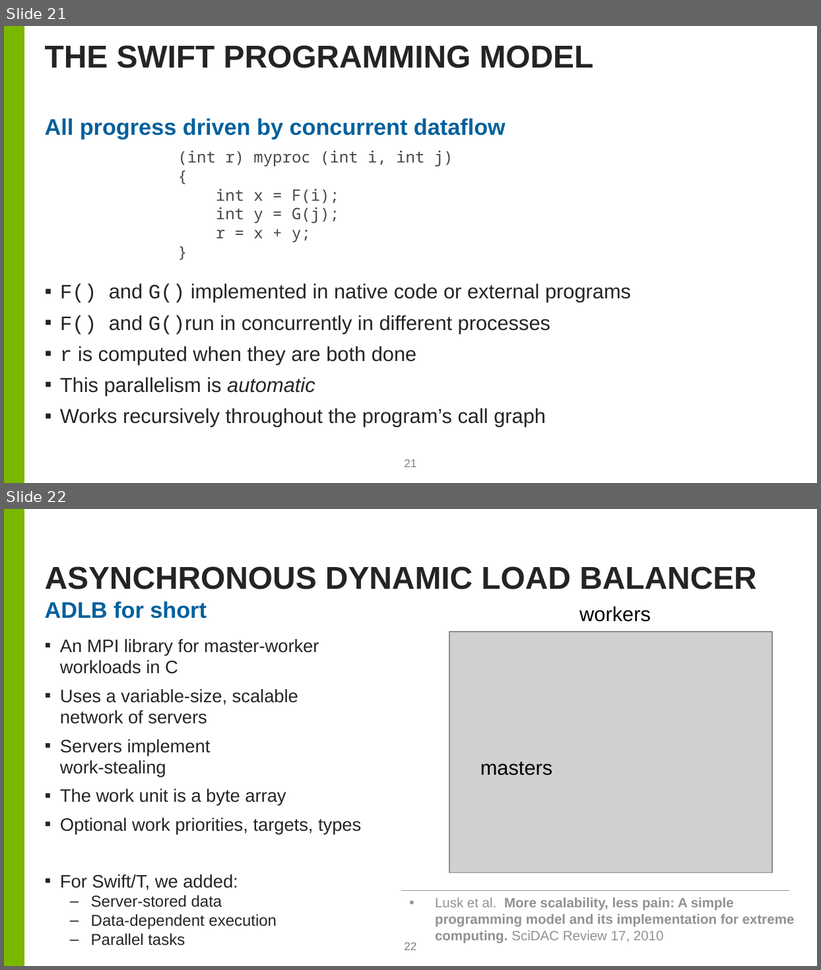
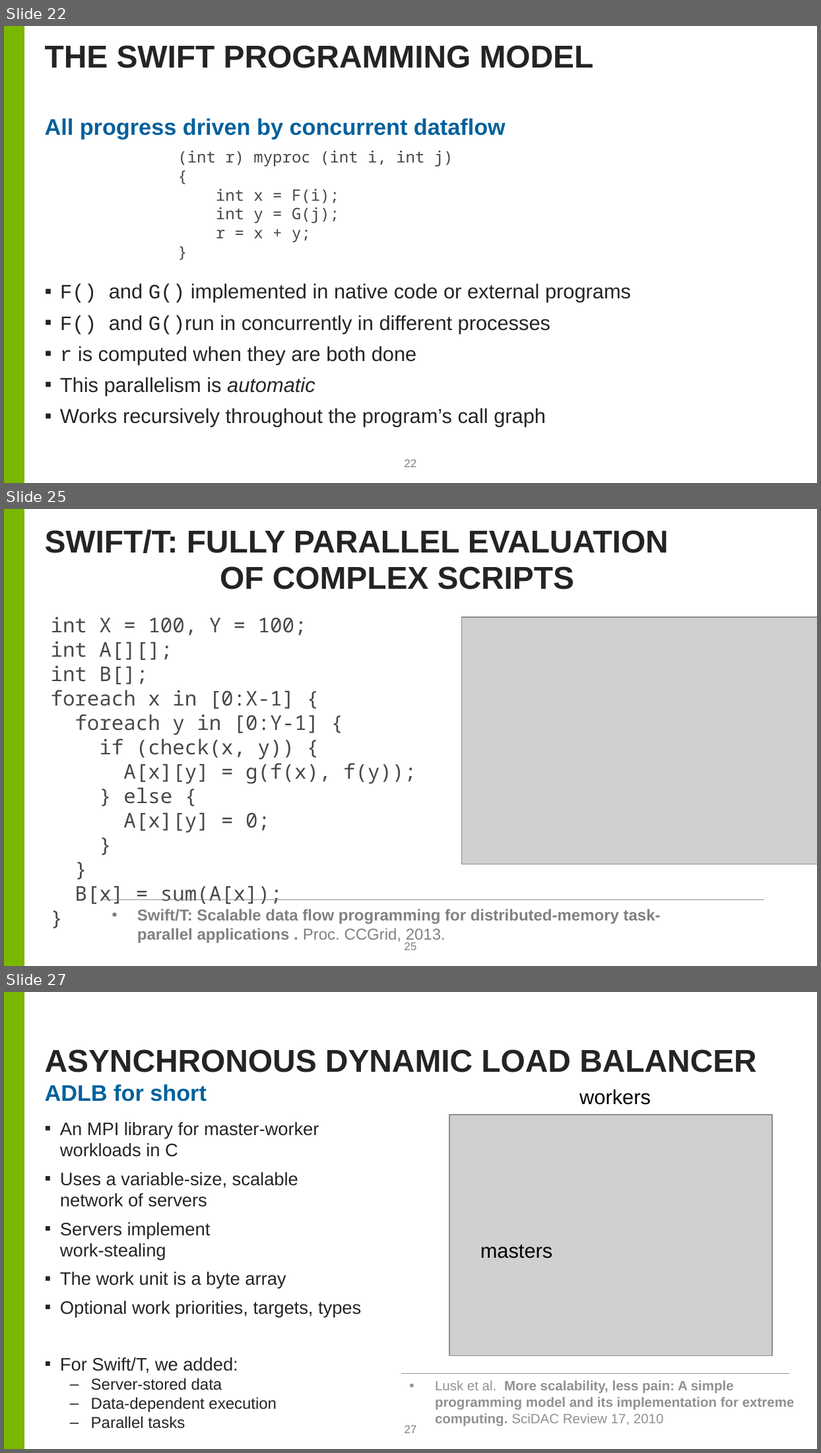
Before and after one commit to ECP-CANDLE/Tutorials, a slide deck: 2019/ECP/06.HPO/hpo.pptx. Shown one above the other, each under a label of ours: slides 21 and 22 before the commit, slides 22, 25 and 27 after it; the slides between them are not shown. The pictures are 821x970 and 821x1453 pixels, drawn with LibreOffice and Linux fonts; fonts in the diff are those of the drawing; grey boxes stand for pictures; background and template pictures are left out. Boxes give left, top, right and bottom in pixels: in the first picture for what was removed or moved away, otherwise in the second. Text is boxed around its words. In the diff, an @@ line names an element or a change of style, - is before the commit and + after.

```diff
--- a/2019/ECP/06.HPO/hpo.pptx
+++ b/2019/ECP/06.HPO/hpo.pptx
@@ slide 25 added at [4,509,817,966], background #FFFFFF; not listed: 1 template element that a slide beside it also shows @@
@@ title added at [45,529,669,590], 28 pt, text #232425, bold @@
+SWIFT/T: FULLY PARALLEL EVALUATION OF COMPLEX SCRIPTS
@@ text added at [51,617,416,904], 18 pt, text #47484A @@
+int X = 100, Y = 100;
+int A[][];
+int B[];
+foreach x in [0:X-1] {
+foreach y in [0:Y-1] {
+if (check(x, y)) {
+A[x][y] = g(f(x), f(y));
+} else {
+A[x][y] = 0;
+}
+}
+B[x] = sum(A[x]);
+}
@@ picture added at [462,617,817,864] @@
@@ line added from (104, 900) to (764, 900), #8F9194 0.5 pt @@
@@ text added at [137,909,661,943], 14 pt, text #808080, bold @@
+• Swift/T: Scalable data flow programming for distributed-memory task-parallel applications . Proc. CCGrid, 2013.
@@ page number added at [404,943,416,951], 10 pt, text #808080 @@
+25
@@ what was slide 21 is now slide 22 @@
@@ page number at [404,460,416,468]: text changed @@
-21
+22
@@ what was slide 22 is now slide 27 @@
@@ page number at [404,1426,416,1434]: text changed @@
-22
+27
```
Also in this commit, not shown: 5 slides changed, 4 other slides added, 3 slides removed.
